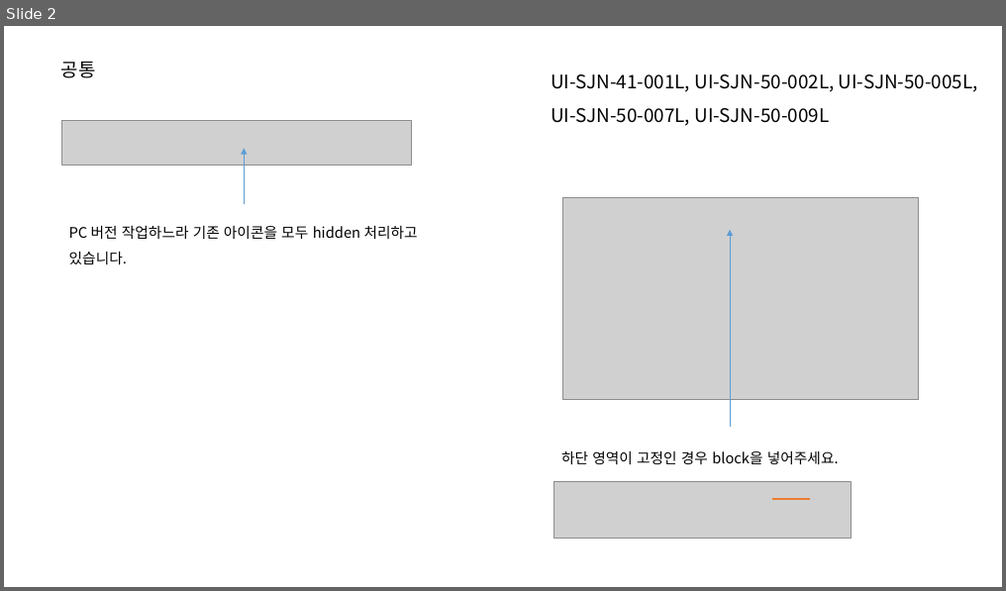
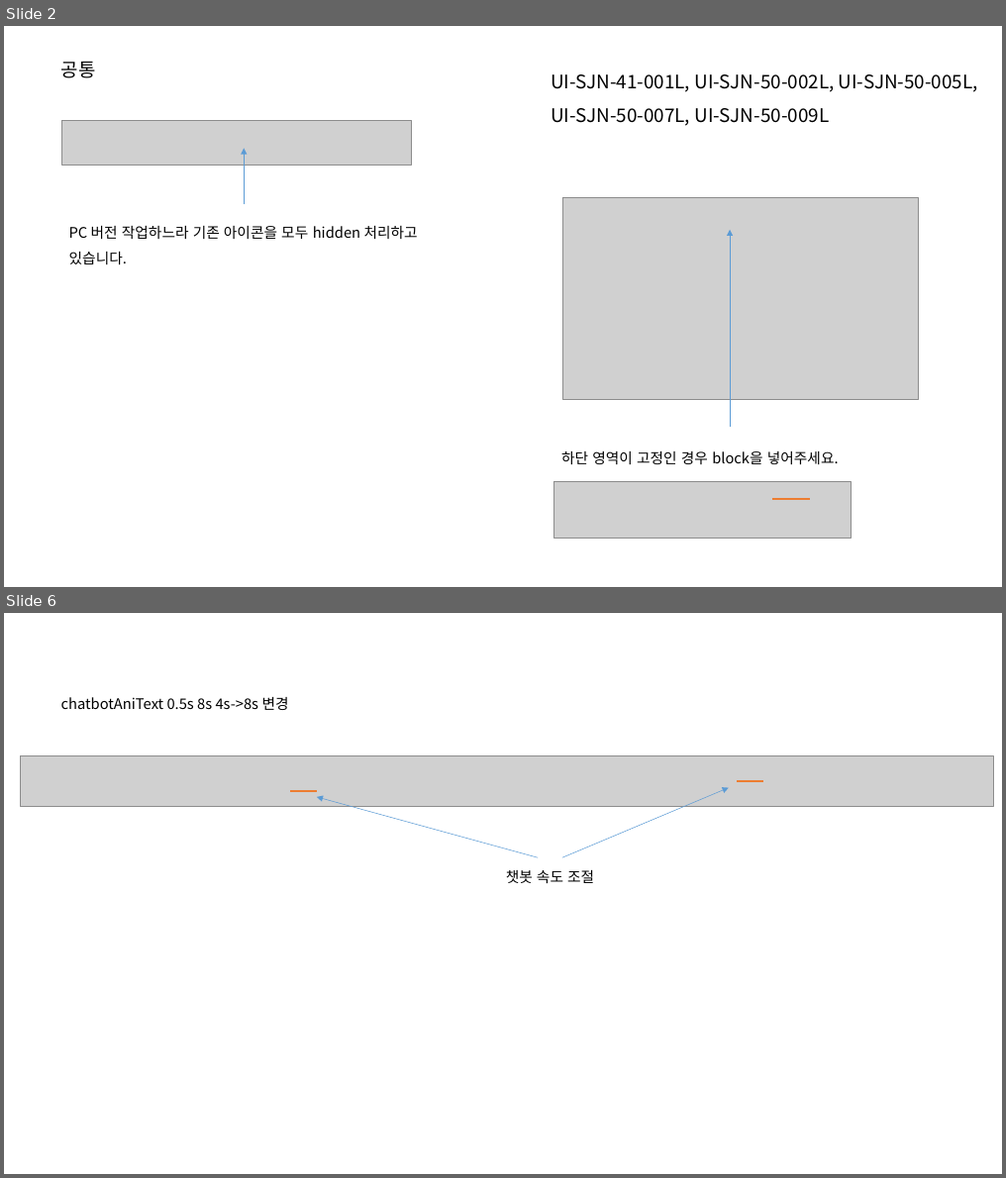
Before and after one commit to jeoungGyy/sejong, a slide deck: ppt/03-28.pptx. Shown one above the other, each under a label of ours: slide 2 before the commit, slides 2 and 6 after it; the slides between them are not shown. The pictures are 1006x591 and 1006x1178 pixels, drawn with LibreOffice and Linux fonts; fonts in the diff are those of the drawing; grey boxes stand for pictures. Boxes give left, top, right and bottom in pixels: in the first picture for what was removed or moved away, otherwise in the second. Text is boxed around its words. In the diff, an @@ line names an element or a change of style, - is before the commit and + after.

```diff
--- a/ppt/03-28.pptx
+++ b/ppt/03-28.pptx
@@ slide 6 added at [4,613,1002,1174], background #FFFFFF @@
@@ text added at [61,697,289,710], 14 pt, text #000000 @@
+chatbotAniText 0.5s 8s 4s->8s 변경
@@ picture added at [20,757,993,807] @@
@@ arrow added from (562, 858) to (729, 788), #5B9BD5 0.5 pt @@
@@ line added from (737, 781) to (763, 781), #ED7D31 1.5 pt @@
@@ line added from (291, 791) to (317, 791), #ED7D31 1.5 pt @@
@@ arrow added from (538, 858) to (317, 797), #5B9BD5 0.5 pt @@
@@ text added at [506,870,594,883], 14 pt, text #000000 @@
+챗봇 속도 조절
```
Also in this commit, not shown: 3 slides changed, 1 other slide added, 2 slides removed, 7 other files.
